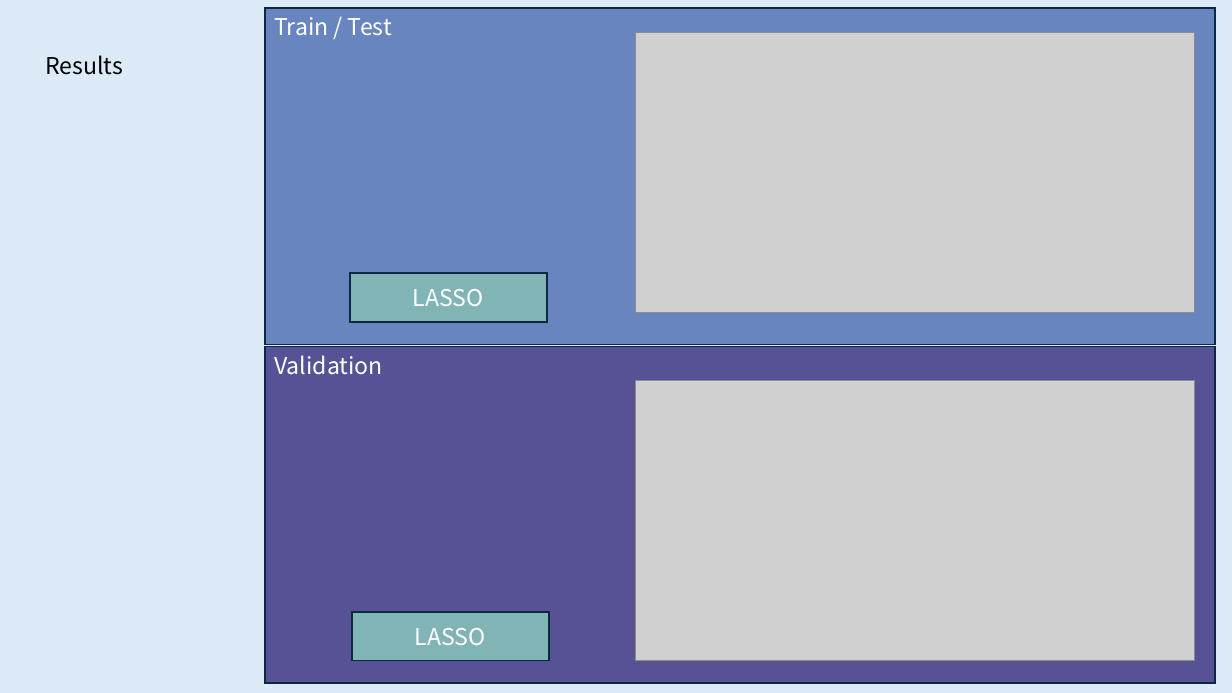
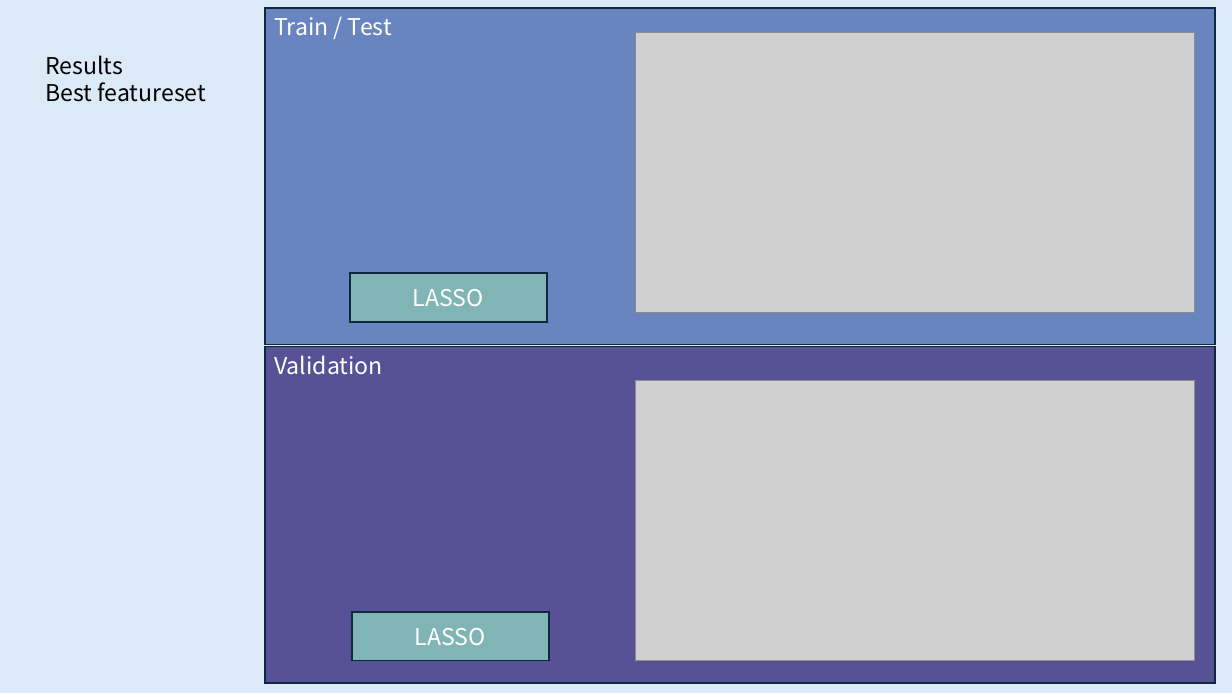
Before and after one commit to rhlt/tnbc, a slide deck: slide 16 of CapstoneProject_FinalPresentation.pptx (slide 17 before the commit). Drawn at 1232x693 pixels with LibreOffice and Linux fonts; fonts in the diff are those of the drawing; grey boxes stand for pictures. Boxes give left, top, right and bottom in pixels: in the first picture for what was removed or moved away, otherwise in the second. Text is boxed around its words. In the diff, an @@ line names an element or a change of style, - is before the commit and + after.

```diff
--- a/CapstoneProject_FinalPresentation.pptx
+++ b/CapstoneProject_FinalPresentation.pptx
@@ text at (45, 82, 206, 102): paragraph added @@
+Best featureset
```
Also in this commit, not shown: 1 slide removed.
